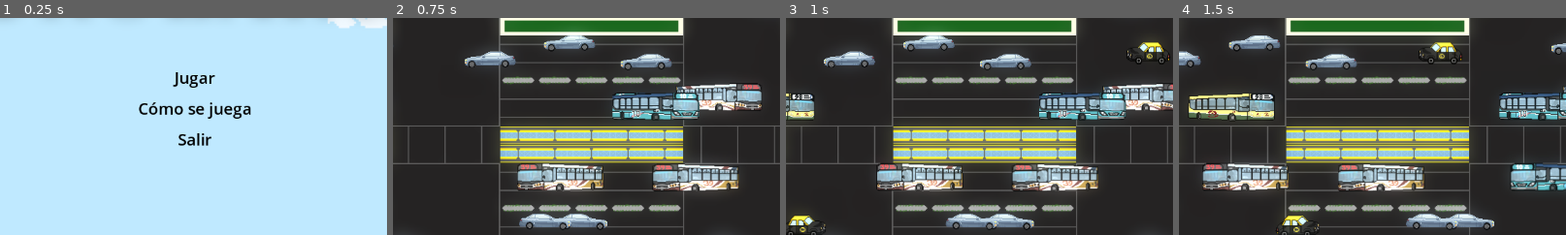
Above: before the commit, frames 1-4 (left to right).
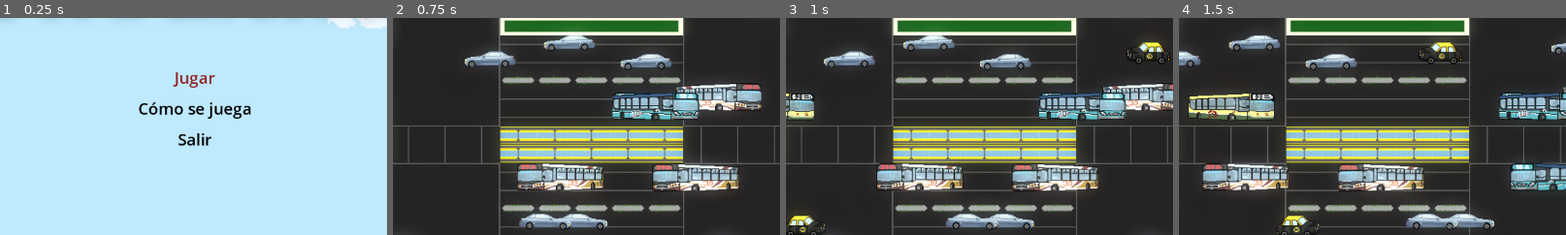
Above: after the commit, the same moments.

Repository: FlorenciaMorelli/cruzARG-on-godot
Game: Godot game, scene res://UI/scenes/menu.tscn
Two runs of this game, one before a commit and one after it. Both use one fixed random seed, a clock stepped at 60 frames per second and the inputs below.
Inputs:
- Up to frame 1 (0.25 s): no input
- Up to frame 2 (0.75 s): click "Jugar" at 0.5 s
- Up to frame 3 (1 s): no input
- Up to frame 4 (1.5 s): tap Enter (select, bound only after the commit) at 1.25, 1.35 s; hold Right (right) from 1.28 s (still down)
The pictures show only the part of the screen within x 25-74%, y 25-75%; the shares and areas given below are measured in that part.

The runs differ from the first frame. In frame 1, 0.3% of the frame differs, in the area x 44-56%, y 25-33%; in frame 2, nothing differs; in frame 3, nothing differs; in frame 4, nothing differs.

Commit message:
feature(menu): implemented key control

Diff:
--- a/UI/scripts/menu.gd
+++ b/UI/scripts/menu.gd
@@ -1,13 +1,46 @@
 extends CanvasLayer
+
+# Store the selected index
+var selected_index: int = 0
+@onready var play_button : Button = $Menu/VerticalContainer/Play
+@onready var howtoplay_button : Button = $Menu/VerticalContainer/HowToPlay
+@onready var exit_button : Button = $Menu/VerticalContainer/Exit
+var menu_items = []
+
+# Speed for selecting menu items
+var move_speed = 1
 
 # Called when the node enters the scene tree for the first time.
 func _ready() -> void:
-	pass # Replace with function body.
+	menu_items = [play_button, howtoplay_button, exit_button]
+	# Set the initial selected item
+	update_selected_item()
 
 
 # Called every frame. 'delta' is the elapsed time since the previous frame.
 func _process(delta: float) -> void:
-	pass
+	if Input.is_action_just_pressed("down"):
+		selected_index += move_speed
+		selected_index = clamp(selected_index, 0, len(menu_items) - 1)
+		update_selected_item()
+
+	if Input.is_action_just_pressed("up"):
+		selected_index -= move_speed
+		selected_index = clamp(selected_index, 0, len(menu_items) - 1)
+		update_selected_item()
+
+	if Input.is_action_just_pressed("select") :
+		menu_items[selected_index].emit_signal("pressed")
+
+	if Input.is_action_just_pressed("exit") :
+		get_tree().quit()
+
+func update_selected_item():
+	# Deselect all menu items
+	for i in range(len(menu_items)):
+		menu_items[i].modulate = Color(0.0, 0.0, 0.0, 1.0)  # Normal color
+	# Select the current item
+	menu_items[selected_index].modulate = Color(0.647059, 0.164706, 0.164706, 1)  # Highlight color
 
 
 func _on_play_pressed() -> void:
--- a/project.godot
+++ b/project.godot
@@ -52,6 +52,22 @@
 , Object(InputEventKey,"resource_local_to_scene":false,"resource_name":"","device":-1,"window_id":0,"alt_pressed":false …(183 unchanged characters)…
 ]
 }
+select={
+"deadzone": 0.5,
+"events": [Object(InputEventKey,"resource_local_to_scene":false,"resource_name":"","device":-1,"window_id":0,"alt_pressed":false,"shift_pressed":false,"ctrl_pressed":false,"meta_pressed":false,"pressed":false,"keycode":0,"physical_keycode":4194309,"key_label":0,"unicode":0,"location":0,"echo":false,"script":null)
+, Object(InputEventKey,"resource_local_to_scene":false,"resource_name":"","device":-1,"window_id":0,"alt_pressed":false,"shift_pressed":false,"ctrl_pressed":false,"meta_pressed":false,"pressed":false,"keycode":0,"physical_keycode":32,"key_label":0,"unicode":32,"location":0,"echo":false,"script":null)
+]
+}
+back={
+"deadzone": 0.5,
+"events": [Object(InputEventKey,"resource_local_to_scene":false,"resource_name":"","device":0,"window_id":0,"alt_pressed":false,"shift_pressed":false,"ctrl_pressed":false,"meta_pressed":false,"pressed":false,"keycode":0,"physical_keycode":4194308,"key_label":0,"unicode":0,"location":0,"echo":false,"script":null)
+]
+}
+exit={
+"deadzone": 0.5,
+"events": [Object(InputEventKey,"resource_local_to_scene":false,"resource_name":"","device":-1,"window_id":0,"alt_pressed":false,"shift_pressed":false,"ctrl_pressed":false,"meta_pressed":false,"pressed":false,"keycode":0,"physical_keycode":4194305,"key_label":0,"unicode":0,"location":0,"echo":false,"script":null)
+]
+}
 
 [physics]
 
